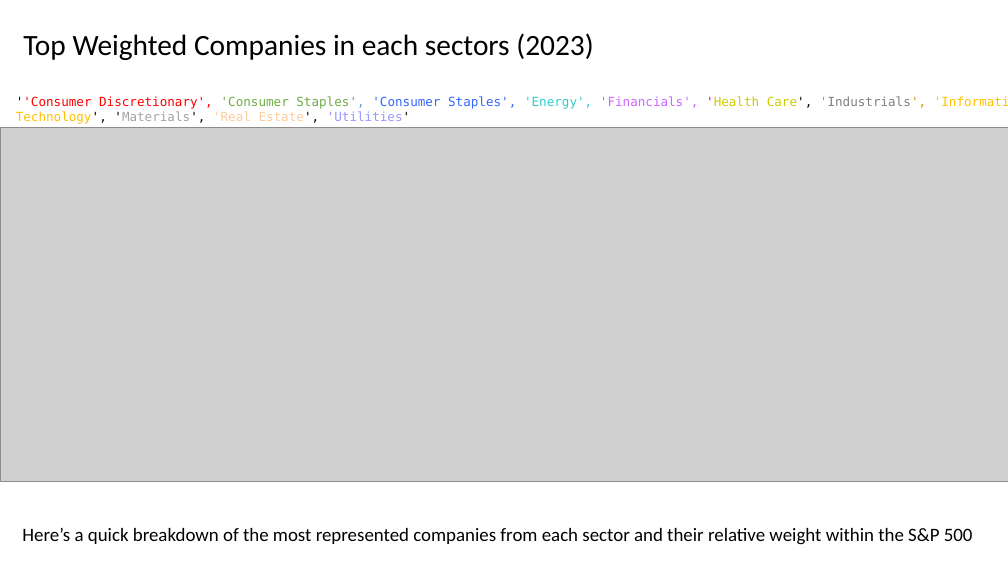
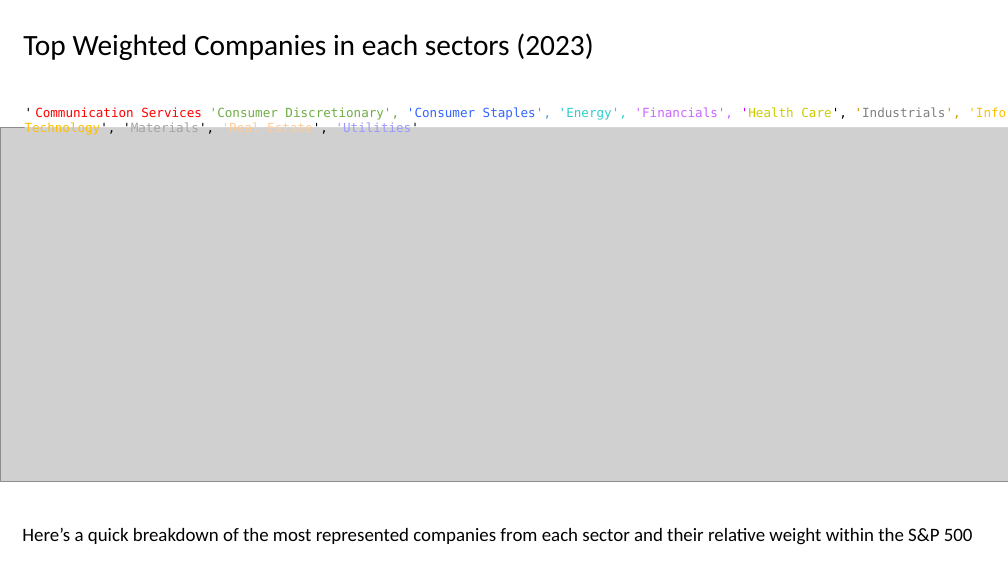
Before and after one commit to kennysiegler/first-project, a slide deck: slide 6 of Presentation3.pptx. Drawn at 1008x567 pixels with LibreOffice and Linux fonts; fonts in the diff are those of the drawing; grey boxes stand for pictures. Boxes give left, top, right and bottom in pixels: in the first picture for what was removed or moved away, otherwise in the second. Text is boxed around its words. In the diff, an @@ line names an element or a change of style, - is before the commit and + after.

```diff
--- a/Presentation3.pptx
+++ b/Presentation3.pptx
@@ text in rectangle at <box>25,107,961,135</box>: text changed; text colour #FF0000 to #70AD47 @@
-''Consumer Discretionary', 'Consumer Staples', 'Consumer Staples', 'Energy', 'Financials', 'Health Care', 'Industrials', 'Information Technology', 'Materials', 'Real Estate', 'Utilities'
+' Communication Services 'Consumer Discretionary', 'Consumer Staples', 'Energy', 'Financials', 'Health Care', 'Industrials', 'Information Technology', 'Materials', 'Real Estate', 'Utilities'
@@ rectangle "' Communication Services 'Consumer Discretionary', ...": place and size @@
-rectangle "' Communication Services 'Consumer Discretionary', ..." at <box>16,101,1008,116</box>
+rectangle "' Communication Services 'Consumer Discretionary', ..." at <box>25,113,1008,128</box>
```
Also in this commit, not shown: 5 other slides changed, 1 slide added.
